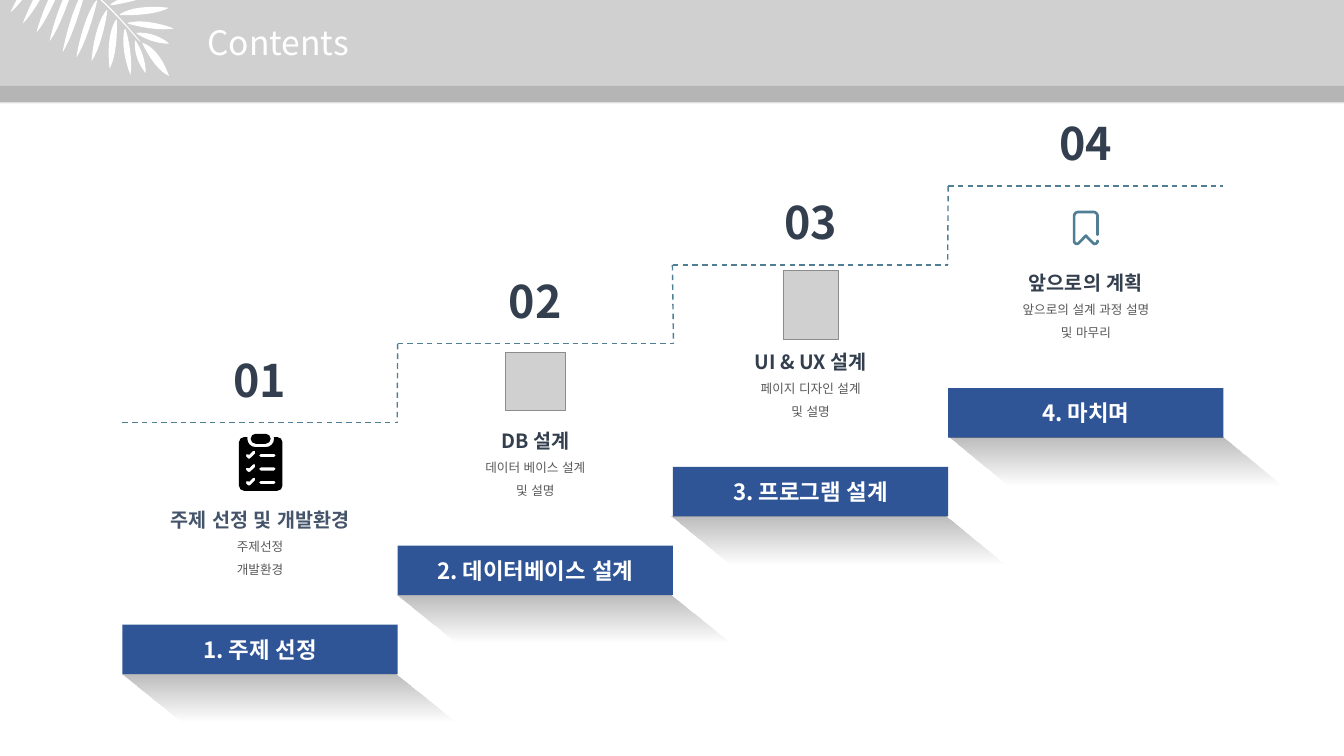
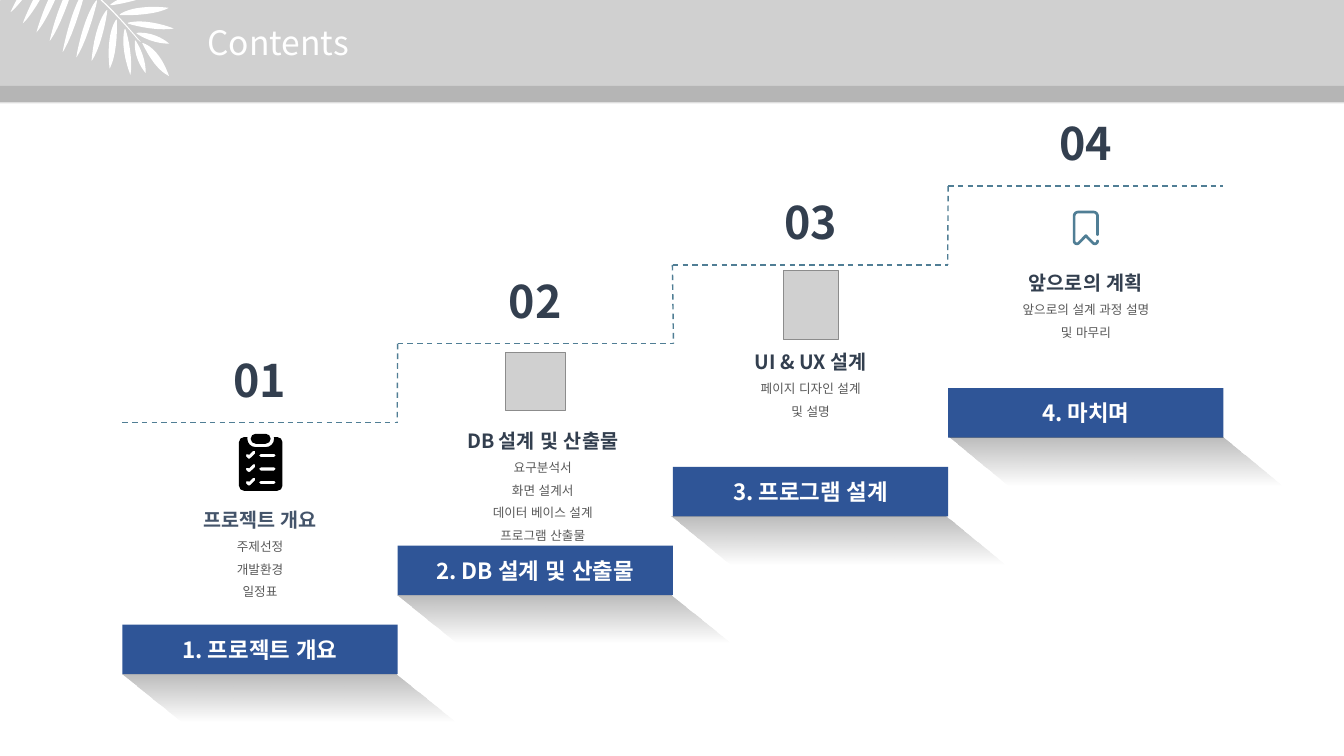
Before and after one commit to juhyeonjong2/EzenCompany, a slide deck: slide 2 of Documents/8. 발표/1. 중간발표/중간발표.pptx. Drawn at 1344x756 pixels with LibreOffice and Linux fonts; fonts in the diff are those of the drawing; grey boxes stand for pictures. Boxes give left, top, right and bottom in pixels: in the first picture for what was removed or moved away, otherwise in the second. Text is boxed around its words. In the diff, an @@ line names an element or a change of style, - is before the commit and + after.

```diff
--- a/Documents/8. 발표/1. 중간발표/중간발표.pptx
+++ b/Documents/8. 발표/1. 중간발표/중간발표.pptx
@@ text at <box>467,431,618,496</box>: text changed; size 14 to 9 pt; text colour #333F50 to #595959; bold off @@
-DB 설계
+DB 설계 및 산출물
+요구분석서
+화면 설계서
@@ text at <box>203,510,317,529</box>: text changed @@
-주제 선정 및 개발환경
+프로젝트 개요
@@ text at <box>500,529,585,541</box>: text changed @@
-및 설명
+프로그램 산출물
@@ text in rectangle at <box>437,560,634,581</box>: text changed @@
-2. 데이터베이스 설계
+2. DB 설계 및 산출물
@@ text at <box>243,585,278,597</box>: paragraph added @@
+일정표
@@ text in rectangle at <box>182,639,337,660</box>: text changed @@
-1. 주제 선정
+1. 프로젝트 개요
```
Also in this commit, not shown: 8 other slides changed, 5 slides added.
